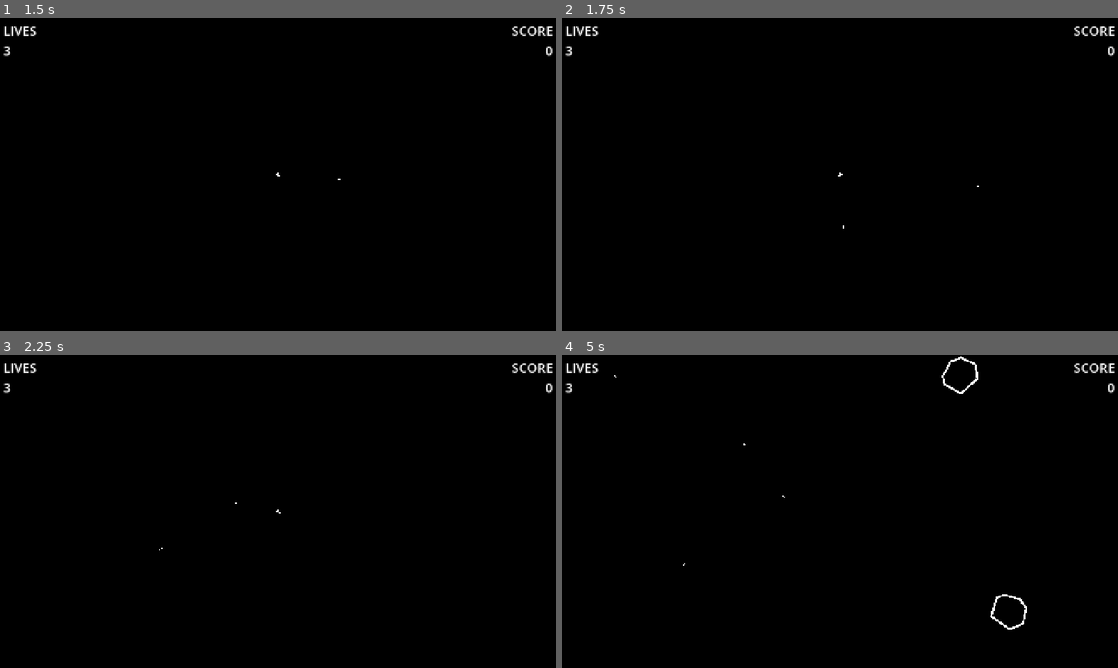
Above: before the commit, frames 1-4 (two rows, left to right).
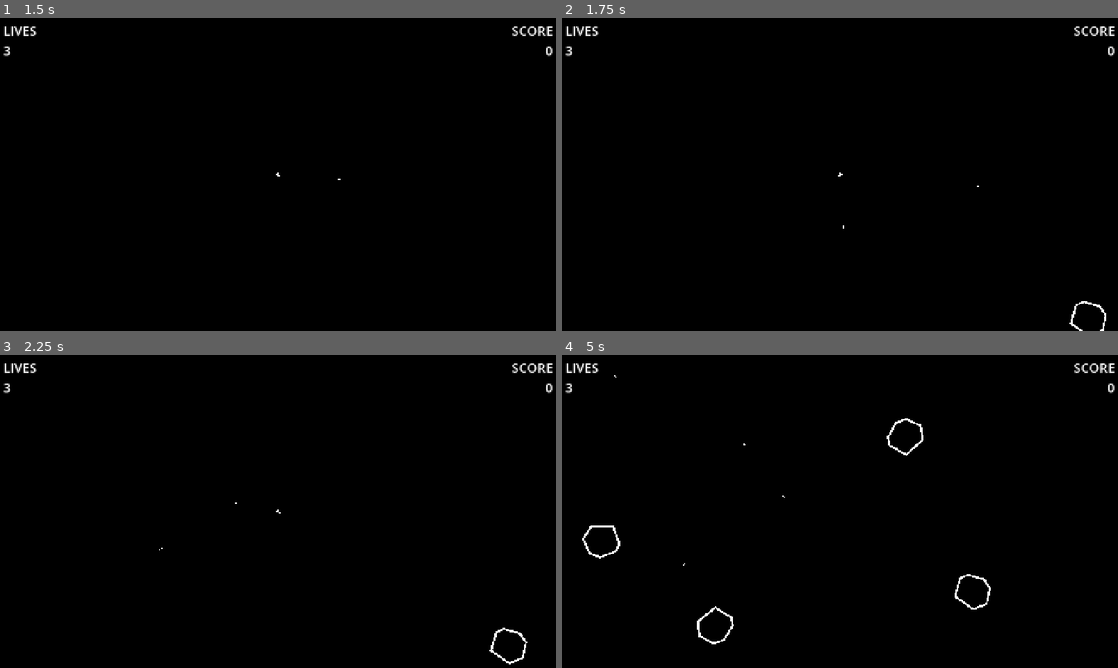
Above: after the commit, the same moments.

Repository: VI6IX/asteroidestroy
Game: Godot game, scene res://scenes/main_menu.tscn
Same seed, same stepped clock (60 frames per second), same inputs: the game is played once before the commit and once after it.
Inputs:
- Up to frame 1 (1.5 s): click "PLAY GAME" at 0.5 s; tap Enter at 1.25 s; hold D (pan_Right) from 1.28 s (still down); hold Space (shoot) from 1.28 s (still down)
- Up to frame 2 (1.75 s): keep holding D (pan_Right); keep holding Space (shoot)
- Up to frame 3 (2.25 s): release D (pan_Right) at 2.03 s; release Space (shoot) at 2.03 s; hold A (pan_Left) from 2.03 s (still down); tap Space (shoot) at 2.1 s
- Up to frame 4 (5 s): release A (pan_Left) at 2.78 s; hold D (pan_Right) 2.78-3.53 s; hold Space (shoot) 2.78-3.53 s; hold W (thrust) 3.53-4.28 s; tap Space (shoot) at 3.6 s; hold A (pan_Left) from 4.28 s (still down); hold Space (shoot) from 4.28 s (still down)

Frame 1 is identical in both runs. In frame 2, 0.1% of the frame differs, in the area x 91-98%, y 90-100%; in frame 3, 0.1%; in frame 4, 0.8%, in the area x 3-84%, y 0-93%.

Commit message:
refactor: decrease asteroidTimer and spawnTimer wait times

Diff:
--- a/scenes/asteroids/asteroid_spawner.tscn
+++ b/scenes/asteroids/asteroid_spawner.tscn
@@ -21,12 +21,11 @@
 
 [node name="spawnTimer" type="Timer" parent="."]
 unique_name_in_owner = true
-wait_time = 2.0
 autostart = true
 
 [node name="asteroidTimer" type="Timer" parent="."]
 unique_name_in_owner = true
-wait_time = 10.0
+wait_time = 5.0
 autostart = true
 
 [node name="SpawnPath" type="Path2D" parent="."]
